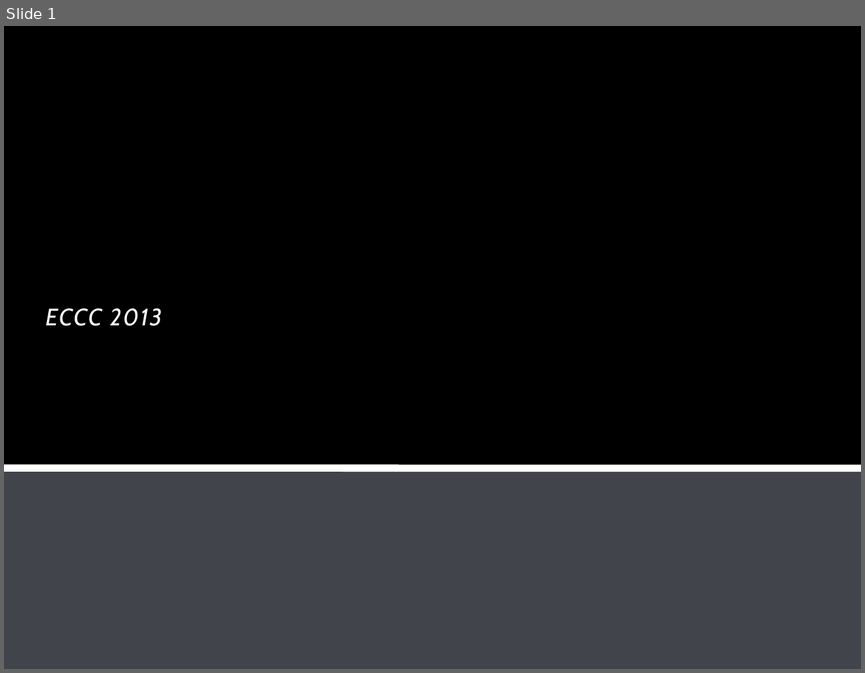
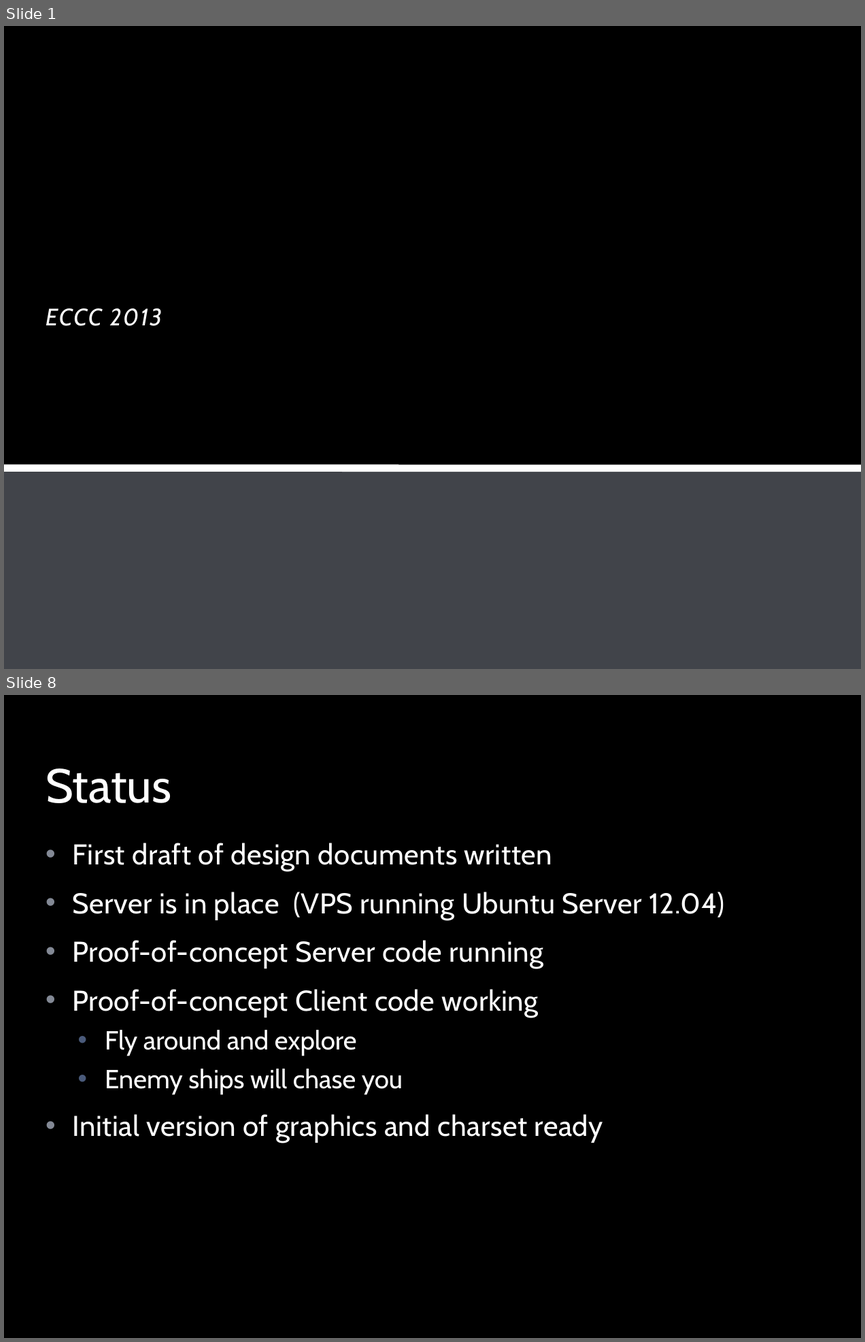
Before and after one commit to LeifBloomquist/Vortex, a slide deck: Docs/Vortex ECCC 2013.pptx. Shown one above the other, each under a label of ours: slide 1 before the commit, slides 1 and 8 after it; the slides between them are not shown. The pictures are 865x673 and 865x1342 pixels, drawn with LibreOffice and Linux fonts; fonts in the diff are those of the drawing; background and template pictures are left out. Boxes give left, top, right and bottom in pixels: in the first picture for what was removed or moved away, otherwise in the second. Text is boxed around its words. In the diff, an @@ line names an element or a change of style, - is before the commit and + after.

```diff
--- a/Docs/Vortex ECCC 2013.pptx
+++ b/Docs/Vortex ECCC 2013.pptx
@@ slide 8 added at (4,695,861,1338), background picture (left out) @@
@@ rectangle added at (4,695,861,1338), fill #000000 at 50% opacity @@
@@ title added at (45,768,171,803), 40 pt, text #FFFFFF @@
+Status
@@ text added at (73,843,724,1142), 24 pt, text #FFFFFF @@
+• First draft of design documents written
+• Server is in place (VPS running Ubuntu Server 12.04)
+• Proof-of-concept Server code running
+• Proof-of-concept Client code working
+    • Fly around and explore
+    • Enemy ships will chase you
+• Initial version of graphics and charset ready
```
Also in this commit, not shown: 7 slides changed, 3 other slides added, 11 other files.
